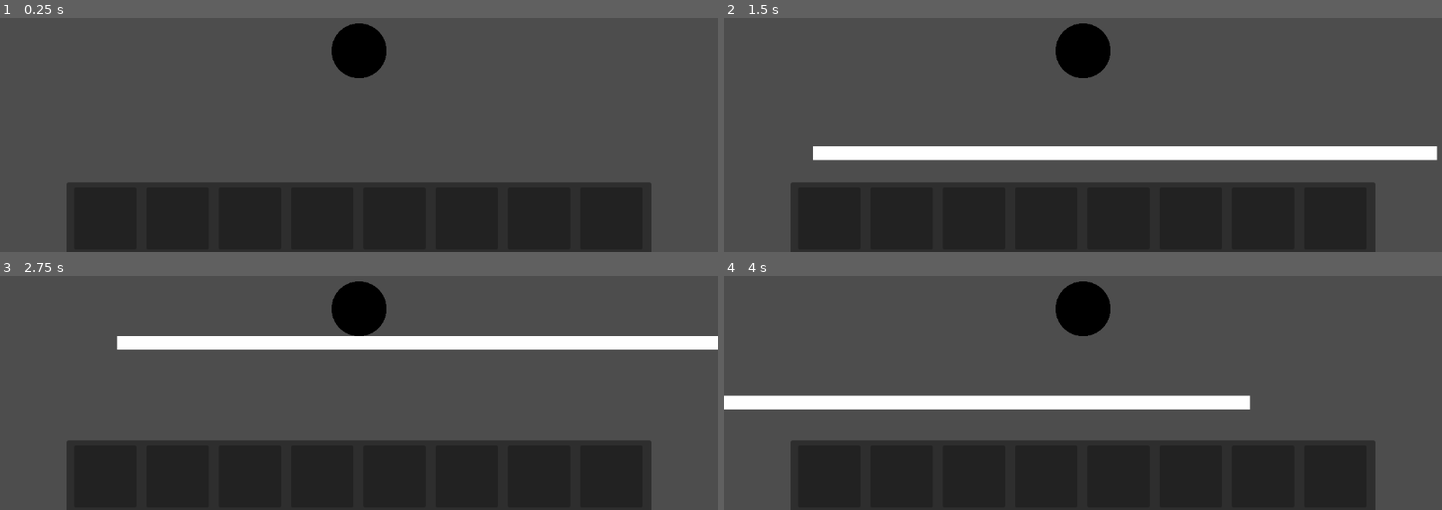
Above: before the commit, frames 1-4 (two rows, left to right).
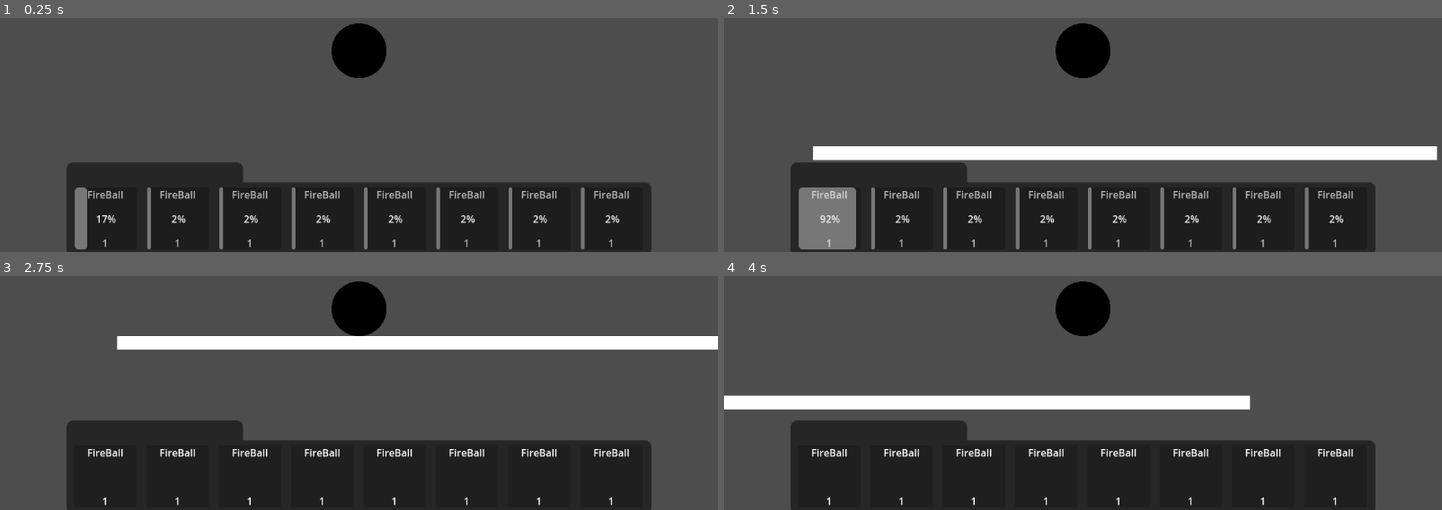
Above: after the commit, the same moments.

Repository: BoaN235/Magic-And-Machines
Game: Godot game, scene res://maps/map_0/map_0.tscn
The game is run twice, just before and just after one commit, with the same random seed, the same clock (stepped at 60 frames per second) and the same inputs.
Inputs:
- Up to frame 1 (0.25 s): no input
- Up to frame 2 (1.5 s): hold D (con_right) from 0.53 s (still down); tap W (con_jump) at 0.77 s
- Up to frame 3 (2.75 s): tap W (con_jump) at 1.52 s; release D (con_right) at 2.03 s; hold A (con_left) from 2.03 s (still down)
- Up to frame 4 (4 s): release A (con_left) at 2.78 s; hold D (con_right) from 2.78 s (still down); tap W (con_jump) at 3.02, 3.77 s

The runs differ from the first frame. In frame 1, 4.7% of the frame differs, in the area x 9-91%, y 61-99%; in frame 2, 6.2%; in frame 3, 3.0%; in frame 4, 3.0%.

Commit message:
Add ability progress bars and input configuration for abilities

Diff:
--- a/char/char_0/char_0.tscn
+++ b/char/char_0/char_0.tscn
@@ -1,10 +1,22 @@
-[gd_scene load_steps=4 format=3 uid="uid://dkqc3ttggv82e"]
+[gd_scene load_steps=6 format=3 uid="uid://dkqc3ttggv82e"]
 
 [ext_resource type="Script" path="res://char/char_0/char_0_controll.gd" id="1_hgbea"]
 [ext_resource type="Texture2D" uid="uid://ckx22ju34gduy" path="res://char/char_0/assets/Char_0_test.png" id="2_r331y"]
 
 [sub_resource type="CircleShape2D" id="CircleShape2D_4kavc"]
 radius = 45.2769
+
+[sub_resource type="StyleBoxFlat" id="StyleBoxFlat_kr0i4"]
+bg_color = Color(0.0705882, 0.0705882, 0.0705882, 0.65098)
+corner_radius_top_right = 10
+corner_radius_bottom_right = 10
+corner_radius_bottom_left = 10
+
+[sub_resource type="StyleBoxFlat" id="StyleBoxFlat_2pjjm"]
+bg_color = Color(0.0705882, 0.0705882, 0.0705882, 0.65098)
+border_color = Color(0.0705882, 0.0705882, 0.0705882, 0.65098)
+corner_radius_top_left = 10
+corner_radius_top_right = 10
 
 [node name="Gadjet" type="CharacterBody2D"]
 script = ExtResource("1_hgbea")
@@ -35,6 +47,12 @@
 offset_top = 212.0
 offset_right = 469.0
 offset_bottom = 330.0
+theme_override_styles/panel = SubResource("StyleBoxFlat_kr0i4")
+
+[node name="HotBar" type="Panel" parent="Camera2D/Control/HotBar"]
+offset_top = -32.0
+offset_right = 283.0
+theme_override_styles/panel = SubResource("StyleBoxFlat_2pjjm")
 
 [node name="Abilitys" type="Control" parent="Camera2D/Control"]
 anchors_preset = 0
@@ -54,30 +72,161 @@
 custom_minimum_size = Vector2(100, 100)
 layout_mode = 2
 
+[node name="Label" type="Label" parent="Camera2D/Control/GridContainer/Ability_1"]
+layout_mode = 0
+offset_right = 101.0
+offset_bottom = 98.0
+text = "FireBall
+
+
+1"
+horizontal_alignment = 1
+
+[node name="ProgressBar" type="ProgressBar" parent="Camera2D/Control/GridContainer/Ability_1"]
+layout_mode = 0
+offset_left = 1.0
+offset_right = 101.0
+offset_bottom = 100.0
+value = 2.0
+
 [node name="Ability_2" type="Panel" parent="Camera2D/Control/GridContainer"]
 custom_minimum_size = Vector2(100, 100)
 layout_mode = 2
 
+[node name="Label" type="Label" parent="Camera2D/Control/GridContainer/Ability_2"]
+offset_right = 101.0
+offset_bottom = 98.0
+text = "FireBall
+
+
+1"
+horizontal_alignment = 1
+
+[node name="ProgressBar" type="ProgressBar" parent="Camera2D/Control/GridContainer/Ability_2"]
+offset_left = 1.0
+offset_right = 101.0
+offset_bottom = 100.0
+value = 2.0
+
 [node name="Ability_3" type="Panel" parent="Camera2D/Control/GridContainer"]
 custom_minimum_size = Vector2(100, 100)
 layout_mode = 2
 
+[node name="Label" type="Label" parent="Camera2D/Control/GridContainer/Ability_3"]
+offset_right = 101.0
+offset_bottom = 98.0
+text = "FireBall
+
+
+1"
+horizontal_alignment = 1
+
+[node name="ProgressBar" type="ProgressBar" parent="Camera2D/Control/GridContainer/Ability_3"]
+offset_left = 1.0
+offset_right = 101.0
+offset_bottom = 100.0
+value = 2.0
+
 [node name="Ability_4" type="Panel" parent="Camera2D/Control/GridContainer"]
 custom_minimum_size = Vector2(100, 100)
 layout_mode = 2
 
+[node name="Label" type="Label" parent="Camera2D/Control/GridContainer/Ability_4"]
+offset_right = 101.0
+offset_bottom = 98.0
+text = "FireBall
+
+
+1"
+horizontal_alignment = 1
+
+[node name="ProgressBar" type="ProgressBar" parent="Camera2D/Control/GridContainer/Ability_4"]
+offset_left = 1.0
+offset_right = 101.0
+offset_bottom = 100.0
+value = 2.0
+
 [node name="Ability_5" type="Panel" parent="Camera2D/Control/GridContainer"]
 custom_minimum_size = Vector2(100, 100)
 layout_mode = 2
 
+[node name="Label" type="Label" parent="Camera2D/Control/GridContainer/Ability_5"]
+offset_right = 101.0
+offset_bottom = 98.0
+text = "FireBall
+
+
+1"
+horizontal_alignment = 1
+
+[node name="ProgressBar" type="ProgressBar" parent="Camera2D/Control/GridContainer/Ability_5"]
+offset_left = 1.0
+offset_right = 101.0
+offset_bottom = 100.0
+value = 2.0
+
 [node name="Ability_6" type="Panel" parent="Camera2D/Control/GridContainer"]
 custom_minimum_size = Vector2(100, 100)
 layout_mode = 2
 
+[node name="Label" type="Label" parent="Camera2D/Control/GridContainer/Ability_6"]
+offset_right = 101.0
+offset_bottom = 98.0
+text = "FireBall
+
+
+1"
+horizontal_alignment = 1
+
+[node name="ProgressBar" type="ProgressBar" parent="Camera2D/Control/GridContainer/Ability_6"]
+offset_left = 1.0
+offset_right = 101.0
+offset_bottom = 100.0
+value = 2.0
+
 [node name="Ability_7" type="Panel" parent="Camera2D/Control/GridContainer"]
 custom_minimum_size = Vector2(100, 100)
 layout_mode = 2
 
+[node name="Label" type="Label" parent="Camera2D/Control/GridContainer/Ability_7"]
+offset_right = 101.0
+offset_bottom = 98.0
+text = "FireBall
+
+
+1"
+horizontal_alignment = 1
+
+[node name="ProgressBar" type="ProgressBar" parent="Camera2D/Control/GridContainer/Ability_7"]
+offset_left = 1.0
+offset_right = 101.0
+offset_bottom = 100.0
+value = 2.0
+
 [node name="Ability_8" type="Panel" parent="Camera2D/Control/GridContainer"]
 custom_minimum_size = Vector2(100, 100)
 layout_mode = 2
+
+[node name="Label" type="Label" parent="Camera2D/Control/GridContainer/Ability_8"]
+offset_right = 101.0
+offset_bottom = 98.0
+text = "FireBall
+
+
+1"
+horizontal_alignment = 1
+
+[node name="ProgressBar" type="ProgressBar" parent="Camera2D/Control/GridContainer/Ability_8"]
+offset_left = 1.0
+offset_right = 101.0
+offset_bottom = 100.0
+value = 2.0
+
+[connection signal="value_changed" from="Camera2D/Control/GridContainer/Ability_1/ProgressBar" to="." method="_ability_bar_value_changed"]
+[connection signal="value_changed" from="Camera2D/Control/GridContainer/Ability_2/ProgressBar" to="." method="_ability_bar_value_changed"]
+[connection signal="value_changed" from="Camera2D/Control/GridContainer/Ability_3/ProgressBar" to="." method="_ability_bar_value_changed"]
+[connection signal="value_changed" from="Camera2D/Control/GridContainer/Ability_4/ProgressBar" to="." method="_ability_bar_value_changed"]
+[connection signal="value_changed" from="Camera2D/Control/GridContainer/Ability_5/ProgressBar" to="." method="_ability_bar_value_changed"]
+[connection signal="value_changed" from="Camera2D/Control/GridContainer/Ability_6/ProgressBar" to="." method="_ability_bar_value_changed"]
+[connection signal="value_changed" from="Camera2D/Control/GridContainer/Ability_7/ProgressBar" to="." method="_ability_bar_value_changed"]
+[connection signal="value_changed" from="Camera2D/Control/GridContainer/Ability_8/ProgressBar" to="." method="_ability_bar_value_changed"]
--- a/char/char_0/char_0_controll.gd
+++ b/char/char_0/char_0_controll.gd
@@ -1,26 +1,36 @@
 extends CharacterBody2D
-
-
 
 @export_category("Stats")
 const SPEED = 300.0
 const JUMP_VELOCITY = -400.0
 @export var max_double_jumps = 2
 
-
 # Get the gravity from the project settings to be synced with RigidBody nodes.
 var gravity = ProjectSettings.get_setting("physics/2d/default_gravity")
 var jumps = 0
 
+var progressbars = []
+
 func _ready():
-	pass
+	progressbars = [
+		get_node("Camera2D/Control/GridContainer/Ability_1/ProgressBar"),
+		get_node("Camera2D/Control/GridContainer/Ability_2/ProgressBar"),
+		get_node("Camera2D/Control/GridContainer/Ability_3/ProgressBar"),
+		get_node("Camera2D/Control/GridContainer/Ability_4/ProgressBar"),
+		get_node("Camera2D/Control/GridContainer/Ability_5/ProgressBar"),
+		get_node("Camera2D/Control/GridContainer/Ability_6/ProgressBar"),
+		get_node("Camera2D/Control/GridContainer/Ability_7/ProgressBar"),
+		get_node("Camera2D/Control/GridContainer/Ability_8/ProgressBar"),
+	]
+
 
 func _physics_process(delta):
 	# Add the gravity.
 	if not is_on_floor():
 		velocity.y += gravity * delta
-	elif  is_on_floor():
+	elif is_on_floor():
 		jumps = 0
+	$Camera2D/Control/GridContainer/Ability_1/ProgressBar.value += 1
 
 	# Handle jump.
 	if Input.is_action_just_pressed("con_jump"):
@@ -37,3 +47,9 @@
 		velocity.x = move_toward(velocity.x, 0, SPEED)
 
 	move_and_slide()
+
+func _ability_bar_value_changed(value):
+	print(value)
+	if value == 100:
+		for bar in progressbars:
+			bar.visible = false
--- a/project.godot
+++ b/project.godot
@@ -46,3 +46,51 @@
 , Object(InputEventKey,"resource_local_to_scene":false,"resource_name":"","device":-1,"window_id":0,"alt_pressed":false,"shift_pressed":false,"ctrl_pressed":false,"meta_pressed":false,"pressed":false,"keycode":0,"physical_keycode":4194322,"key_label":0,"unicode":0,"echo":false,"script":null)
 ]
 }
+ability_1={
+"deadzone": 0.5,
+"events": [Object(InputEventKey,"resource_local_to_scene":false,"resource_name":"","device":-1,"window_id":0,"alt_pressed":false,"shift_pressed":false,"ctrl_pressed":false,"meta_pressed":false,"pressed":false,"keycode":0,"physical_keycode":49,"key_label":0,"unicode":49,"echo":false,"script":null)
+, Object(InputEventKey,"resource_local_to_scene":false,"resource_name":"","device":-1,"window_id":0,"alt_pressed":false,"shift_pressed":false,"ctrl_pressed":false,"meta_pressed":false,"pressed":false,"keycode":0,"physical_keycode":4194439,"key_label":0,"unicode":0,"echo":false,"script":null)
+]
+}
+ability_2={
+"deadzone": 0.5,
+"events": [Object(InputEventKey,"resource_local_to_scene":false,"resource_name":"","device":-1,"window_id":0,"alt_pressed":false,"shift_pressed":false,"ctrl_pressed":false,"meta_pressed":false,"pressed":false,"keycode":0,"physical_keycode":50,"key_label":0,"unicode":50,"echo":false,"script":null)
+, Object(InputEventKey,"resource_local_to_scene":false,"resource_name":"","device":-1,"window_id":0,"alt_pressed":false,"shift_pressed":false,"ctrl_pressed":false,"meta_pressed":false,"pressed":false,"keycode":0,"physical_keycode":4194440,"key_label":0,"unicode":0,"echo":false,"script":null)
+]
+}
+ability_3={
+"deadzone": 0.5,
+"events": [Object(InputEventKey,"resource_local_to_scene":false,"resource_name":"","device":-1,"window_id":0,"alt_pressed":false,"shift_pressed":false,"ctrl_pressed":false,"meta_pressed":false,"pressed":false,"keycode":0,"physical_keycode":51,"key_label":0,"unicode":51,"echo":false,"script":null)
+, Object(InputEventKey,"resource_local_to_scene":false,"resource_name":"","device":-1,"window_id":0,"alt_pressed":false,"shift_pressed":false,"ctrl_pressed":false,"meta_pressed":false,"pressed":false,"keycode":0,"physical_keycode":4194441,"key_label":0,"unicode":0,"echo":false,"script":null)
+]
+}
+ability_4={
+"deadzone": 0.5,
+"events": [Object(InputEventKey,"resource_local_to_scene":false,"resource_name":"","device":-1,"window_id":0,"alt_pressed":false,"shift_pressed":false,"ctrl_pressed":false,"meta_pressed":false,"pressed":false,"keycode":0,"physical_keycode":52,"key_label":0,"unicode":52,"echo":false,"script":null)
+, Object(InputEventKey,"resource_local_to_scene":false,"resource_name":"","device":-1,"window_id":0,"alt_pressed":false,"shift_pressed":false,"ctrl_pressed":false,"meta_pressed":false,"pressed":false,"keycode":0,"physical_keycode":4194442,"key_label":0,"unicode":0,"echo":false,"script":null)
+]
+}
+ability_5={
+"deadzone": 0.5,
+"events": [Object(InputEventKey,"resource_local_to_scene":false,"resource_name":"","device":-1,"window_id":0,"alt_pressed":false,"shift_pressed":false,"ctrl_pressed":false,"meta_pressed":false,"pressed":false,"keycode":0,"physical_keycode":53,"key_label":0,"unicode":53,"echo":false,"script":null)
+, Object(InputEventKey,"resource_local_to_scene":false,"resource_name":"","device":-1,"window_id":0,"alt_pressed":false,"shift_pressed":false,"ctrl_pressed":false,"meta_pressed":false,"pressed":false,"keycode":0,"physical_keycode":4194443,"key_label":0,"unicode":0,"echo":false,"script":null)
+]
+}
+ability_6={
+"deadzone": 0.5,
+"events": [Object(InputEventKey,"resource_local_to_scene":false,"resource_name":"","device":-1,"window_id":0,"alt_pressed":false,"shift_pressed":false,"ctrl_pressed":false,"meta_pressed":false,"pressed":false,"keycode":0,"physical_keycode":54,"key_label":0,"unicode":54,"echo":false,"script":null)
+, Object(InputEventKey,"resource_local_to_scene":false,"resource_name":"","device":-1,"window_id":0,"alt_pressed":false,"shift_pressed":false,"ctrl_pressed":false,"meta_pressed":false,"pressed":false,"keycode":0,"physical_keycode":4194444,"key_label":0,"unicode":0,"echo":false,"script":null)
+]
+}
+ability_7={
+"deadzone": 0.5,
+"events": [Object(InputEventKey,"resource_local_to_scene":false,"resource_name":"","device":-1,"window_id":0,"alt_pressed":false,"shift_pressed":false,"ctrl_pressed":false,"meta_pressed":false,"pressed":false,"keycode":0,"physical_keycode":55,"key_label":0,"unicode":55,"echo":false,"script":null)
+, Object(InputEventKey,"resource_local_to_scene":false,"resource_name":"","device":-1,"window_id":0,"alt_pressed":false,"shift_pressed":false,"ctrl_pressed":false,"meta_pressed":false,"pressed":false,"keycode":0,"physical_keycode":4194445,"key_label":0,"unicode":0,"echo":false,"script":null)
+]
+}
+ability_8={
+"deadzone": 0.5,
+"events": [Object(InputEventKey,"resource_local_to_scene":false,"resource_name":"","device":-1,"window_id":0,"alt_pressed":false,"shift_pressed":false,"ctrl_pressed":false,"meta_pressed":false,"pressed":false,"keycode":0,"physical_keycode":56,"key_label":0,"unicode":56,"echo":false,"script":null)
+, Object(InputEventKey,"resource_local_to_scene":false,"resource_name":"","device":-1,"window_id":0,"alt_pressed":false,"shift_pressed":false,"ctrl_pressed":false,"meta_pressed":false,"pressed":false,"keycode":0,"physical_keycode":4194446,"key_label":0,"unicode":0,"echo":false,"script":null)
+]
+}
